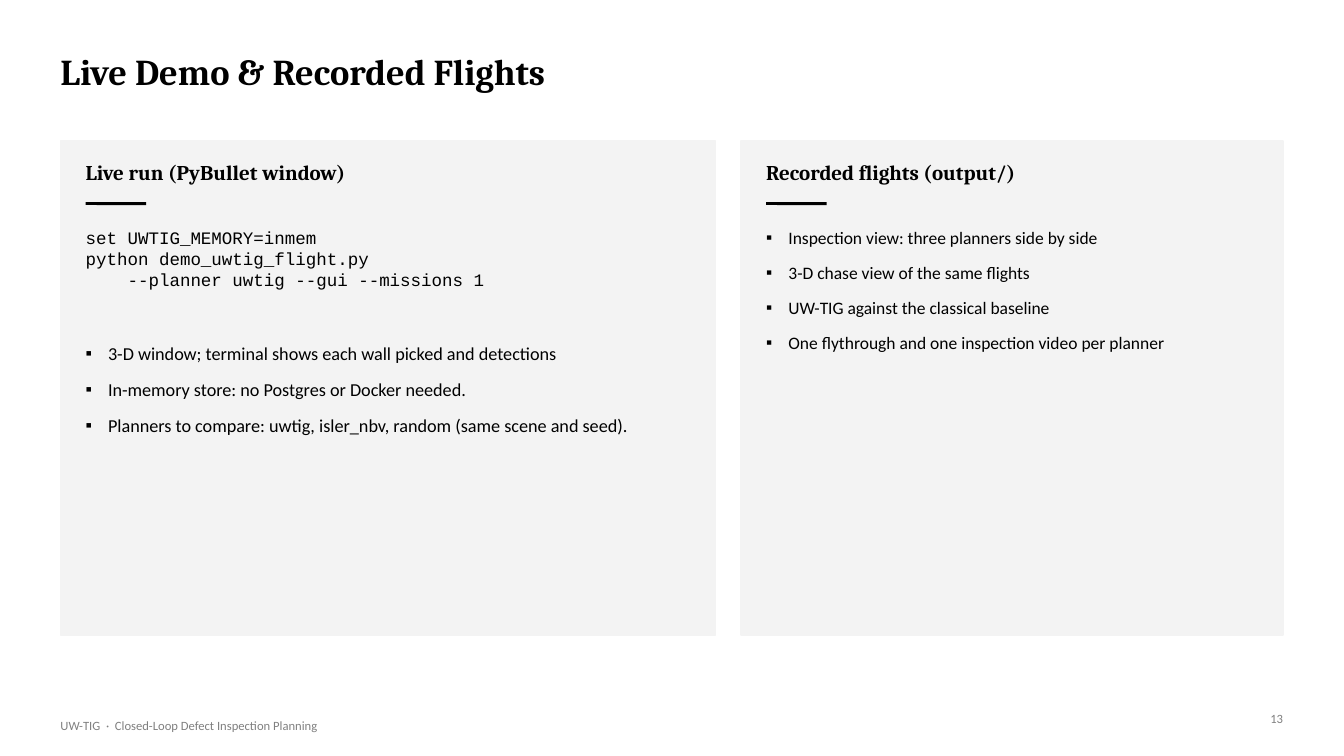
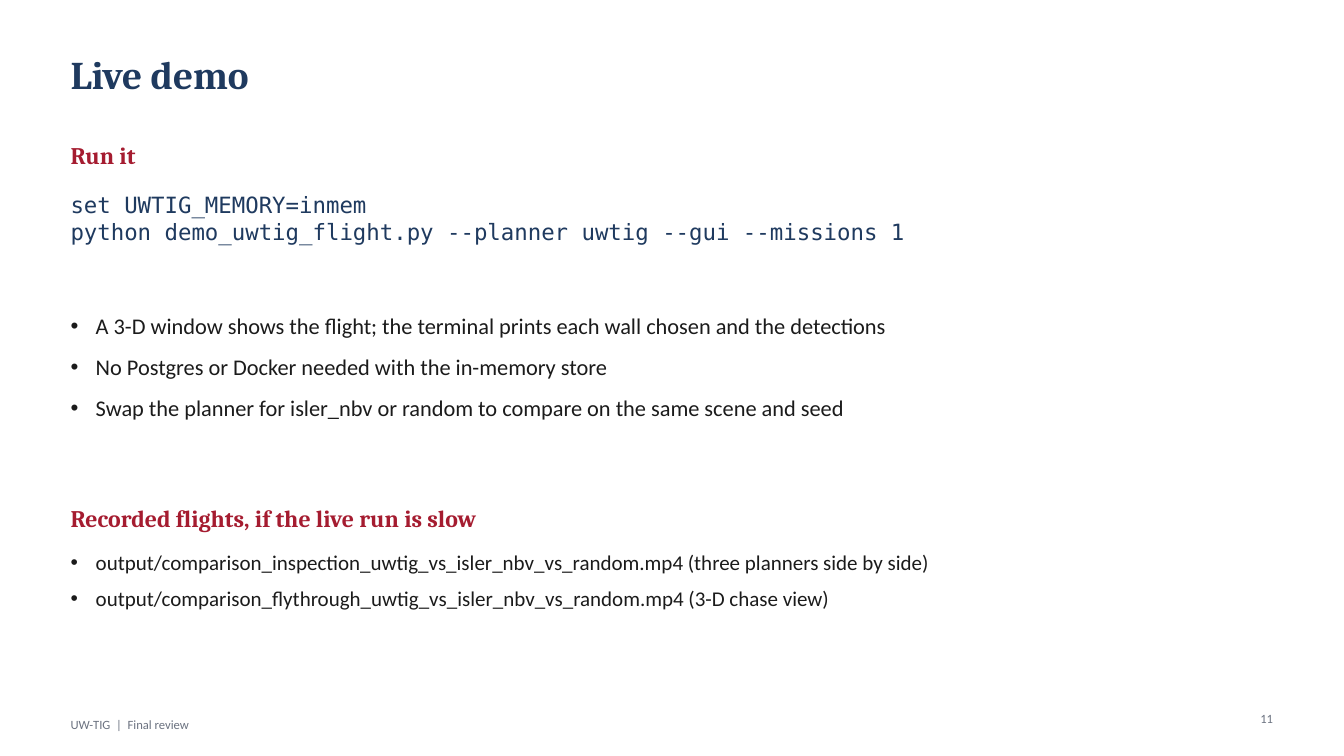
Before and after one commit to DrNeel11/project_work_1, a slide deck: slide 11 of drone-sim-today/UW-TIG_Review_Deck.pptx (slide 13 before the commit). Drawn at 1344x756 pixels with LibreOffice and Linux fonts; fonts in the diff are those of the drawing. Boxes give left, top, right and bottom in pixels: in the first picture for what was removed or moved away, otherwise in the second. Text is boxed around its words. In the diff, an @@ line names an element or a change of style, - is before the commit and + after.

```diff
--- a/drone-sim-today/UW-TIG_Review_Deck.pptx
+++ b/drone-sim-today/UW-TIG_Review_Deck.pptx
@@ title at <box>71,61,249,90</box>: text changed; size 26 to 28 pt; text colour #000000 to #1F3A5F @@
-Live Demo & Recorded Flights
+Live demo
@@ rectangle removed at <box>60,141,716,635</box> @@
@@ text at <box>71,147,135,164</box>: text changed; size 15 to 17 pt; text colour #000000 to #A51C30 @@
-Live run (PyBullet window)
+Run it
@@ rectangle removed at <box>741,141,1284,635</box> @@
@@ text removed at <box>766,165,1015,185</box> @@
-Recorded flights (output/)
@@ text at <box>71,196,366,219</box>: size 12.5 to 16 pt, font Courier New to DejaVu Sans Mono, text colour #000000 to #1F3A5F in "set UWTIG_MEMORY=inmem" @@
@@ text "set UWTIG_MEMORY=inmem": place and size @@
-text "set UWTIG_MEMORY=inmem" at <box>86,232,485,290</box>
+text "set UWTIG_MEMORY=inmem" at <box>71,196,904,246</box>
@@ line removed from (86, 204) to (146, 204) @@
@@ line removed from (766, 204) to (827, 204) @@
@@ text at <box>71,223,904,246</box>: text changed; size 12.5 to 16 pt; font Courier New to DejaVu Sans Mono; text colour #000000 to #1F3A5F @@
-python demo_uwtig_flight.py
---planner uwtig --gui --missions 1
+python demo_uwtig_flight.py --planner uwtig --gui --missions 1
@@ text removed at <box>788,232,1164,352</box> @@
-▪ Inspection view: three planners side by side
-▪ 3-D chase view of the same flights
-▪ UW-TIG against the classical baseline
-▪ One flythrough and one inspection video per planner
@@ text at <box>96,318,885,420</box>: text changed; size 13 to 16 pt; text colour #000000 to #1B1B1B @@
-▪ 3-D window; terminal shows each wall picked and detections
-▪ In-memory store: no Postgres or Docker needed.
-▪ Planners to compare: uwtig, isler_nbv, random (same scene and seed).
+• A 3-D window shows the flight; the terminal prints each wall chosen and the detections
+• No Postgres or Docker needed with the in-memory store
+• Swap the planner for isler_nbv or random to compare on the same scene and seed
@@ text added at <box>71,510,476,533</box>, 17 pt, text #A51C30, bold @@
+Recorded flights, if the live run is slow
@@ text added at <box>96,555,929,610</box>, 15 pt, text #1B1B1B @@
+• output/comparison_inspection_uwtig_vs_isler_nbv_vs_random.mp4 (three planners side by side)
+• output/comparison_flythrough_uwtig_vs_isler_nbv_vs_random.mp4 (3-D chase view)
@@ text added at <box>1260,715,1273,723</box>, 9 pt, text #6B7280 @@
+11
@@ text removed at <box>1270,715,1283,723</box> @@
-13
@@ text at <box>71,720,189,729</box>: text changed; text colour #808080 to #6B7280 @@
-UW-TIG · Closed-Loop Defect Inspection Planning
+UW-TIG | Final review
```
Also in this commit, not shown: 4 other slides changed, 8 slides added, 9 slides removed, 4 other files.
